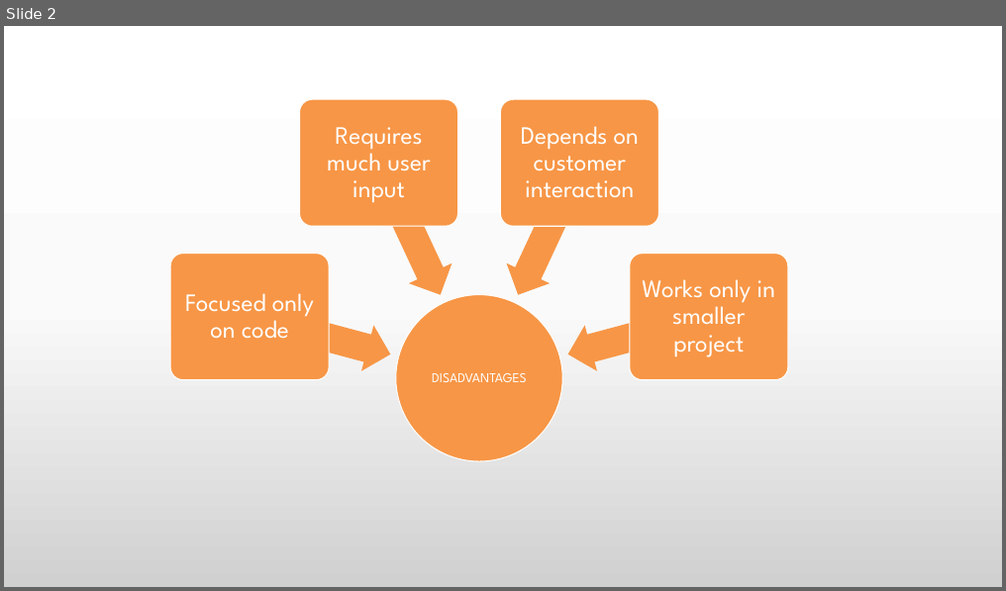
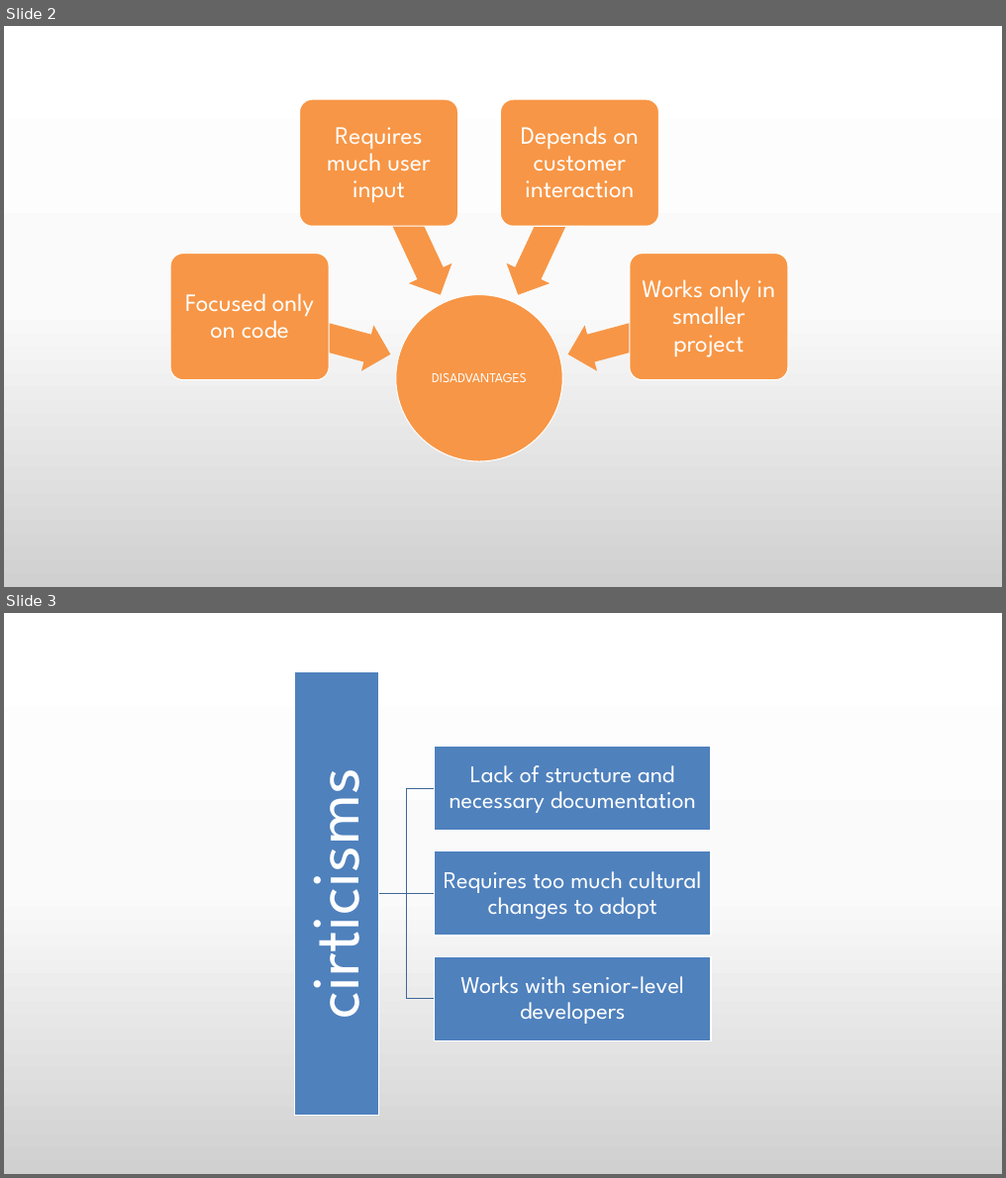
Before and after one commit to praash47/aasn-iii, a slide deck: s_extreme_programming.pptx. Shown one above the other, each under a label of ours: slide 2 before the commit, slides 2 and 3 after it. The pictures are 1006x591 and 1006x1178 pixels, drawn with LibreOffice and Linux fonts; fonts in the diff are those of the drawing. Boxes give left, top, right and bottom in pixels: in the first picture for what was removed or moved away, otherwise in the second. Text is boxed around its words. In the diff, an @@ line names an element or a change of style, - is before the commit and + after.

```diff
--- a/s_extreme_programming.pptx
+++ b/s_extreme_programming.pptx
@@ slide 3 added at <box>4,613,1002,1174</box>, background gradient #FFFFFF to #FBFBFB to #D1D1D1 @@
@@ group added at <box>281,672,711,1116</box>: 4 rectangles, 4 texts, 3 freeform shapes @@
+cirticisms
+Lack of structure and necessary documentation
+Requires too much cultural changes to adopt
+Works with senior-level developers
```
Also in this commit, not shown: 2 other slides added, 1 slide removed, 2 other files.
